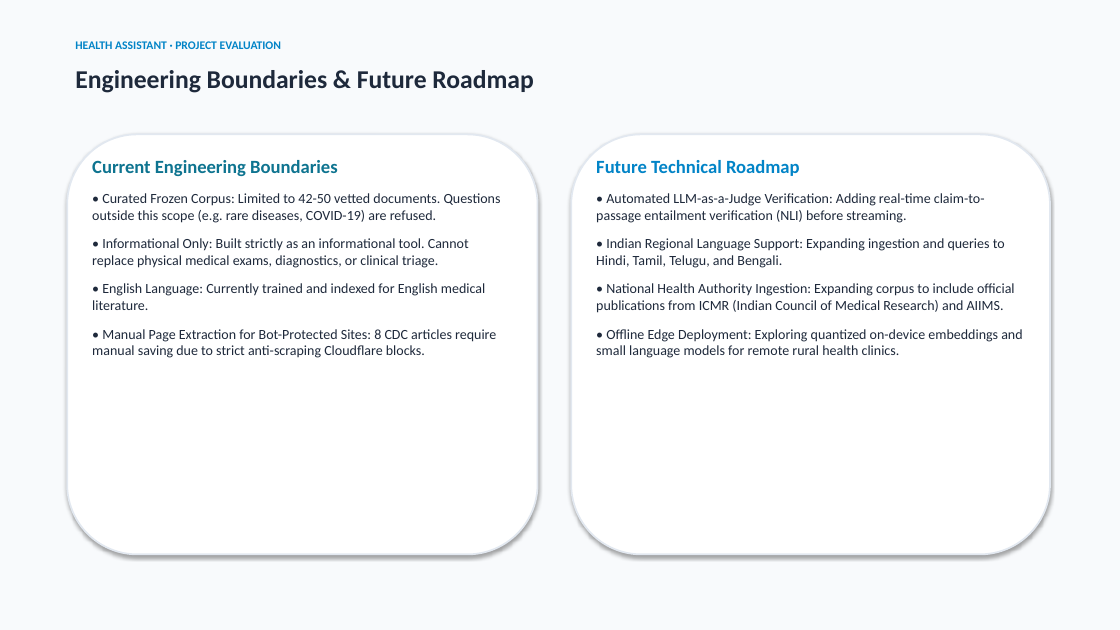
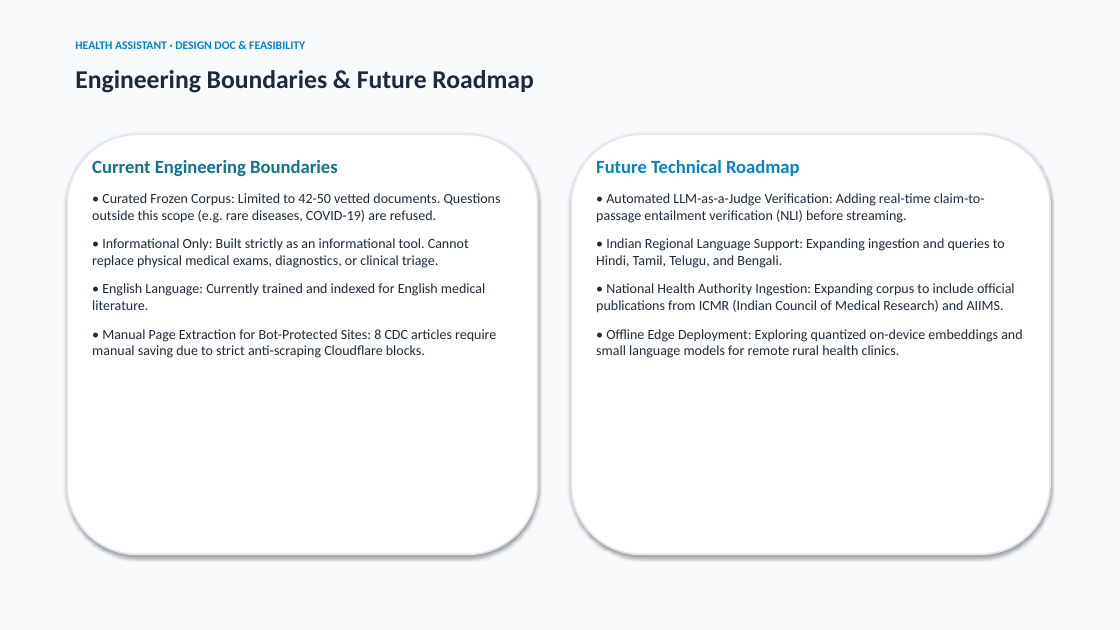
Before and after one commit to Shardul9999/Health_Assistant, a slide deck: slide 17 of docs/Health_Assistant_Evaluation.pptx (slide 14 before the commit). Drawn at 1120x630 pixels with LibreOffice and Linux fonts; fonts in the diff are those of the drawing. Boxes give left, top, right and bottom in pixels: in the first picture for what was removed or moved away, otherwise in the second. Text is boxed around its words. In the diff, an @@ line names an element or a change of style, - is before the commit and + after.

Commit message:
docs: add SRS requirements and TELOS feasibility analysis slides

```diff
--- a/docs/Health_Assistant_Evaluation.pptx
+++ b/docs/Health_Assistant_Evaluation.pptx
@@ text at <box>75,41,305,49</box>: text changed @@
-HEALTH ASSISTANT · PROJECT EVALUATION
+HEALTH ASSISTANT · DESIGN DOC & FEASIBILITY
```
Also in this commit, not shown: 12 other slides changed, 3 slides added, 2 other files.
